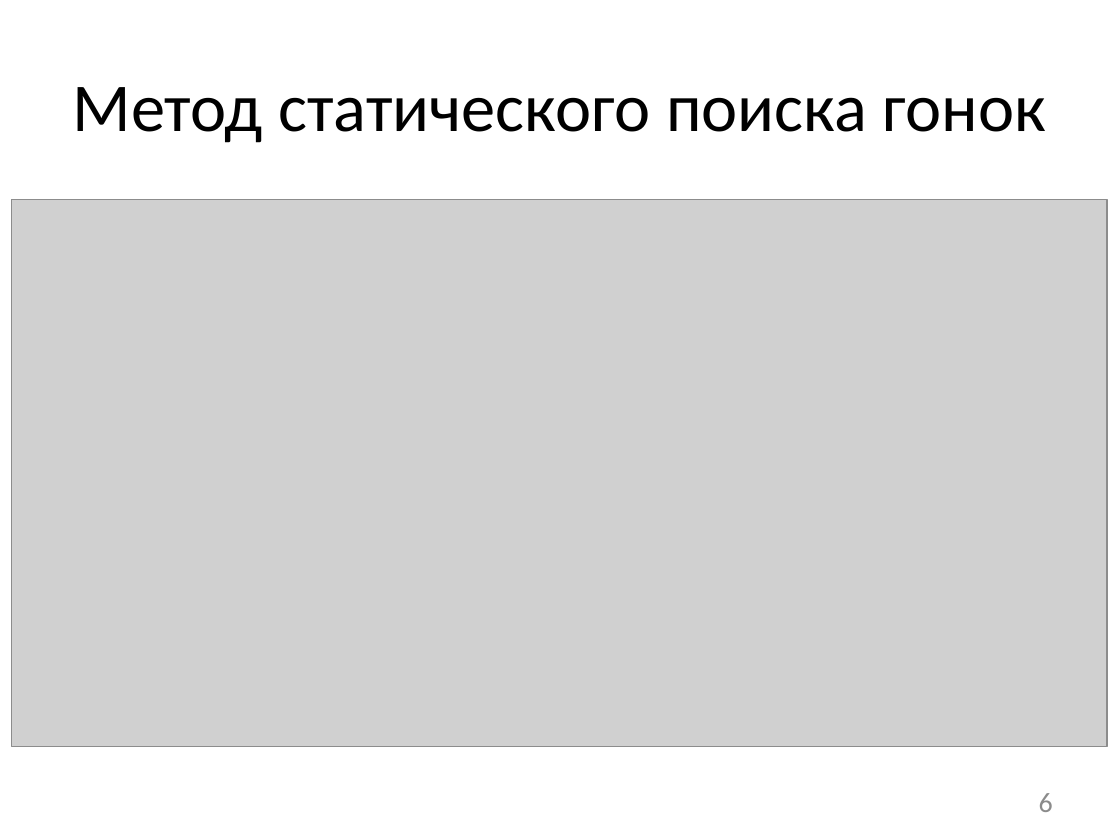
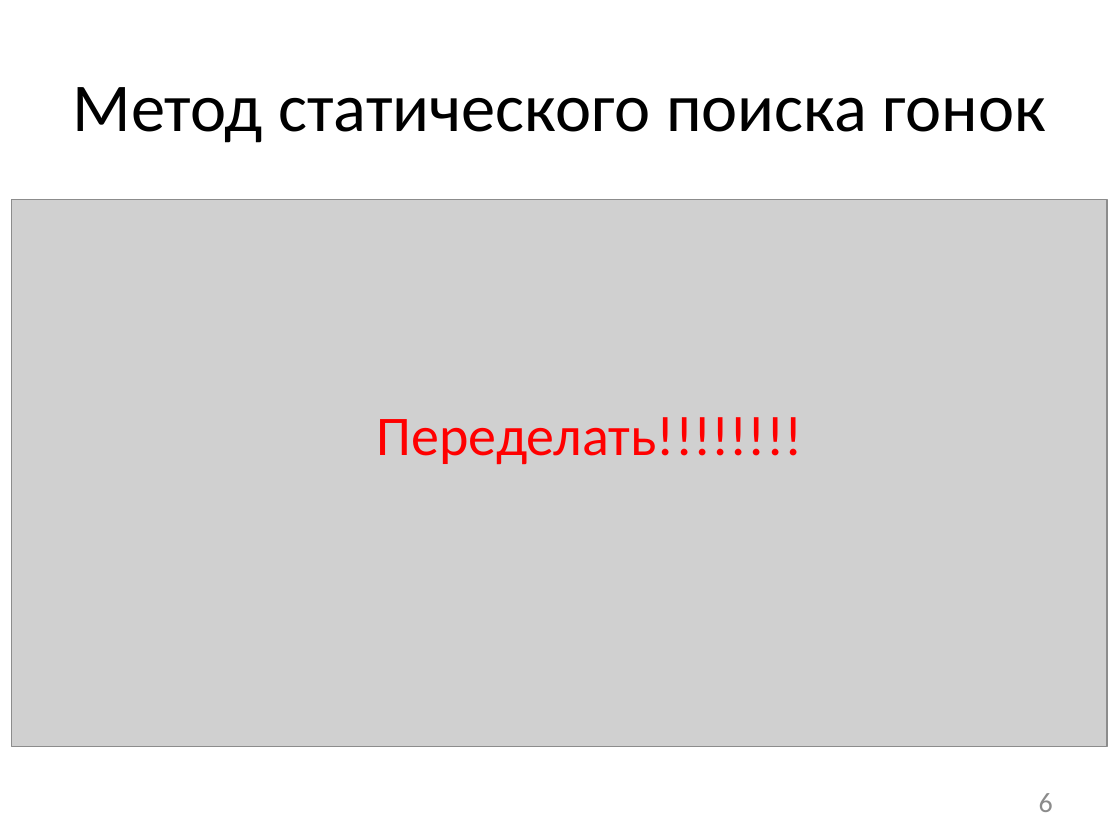
Before and after one commit to afrolovskiy/diplom, a slide deck: slide 6 of presentations/diplom/static race detection.pptx. Drawn at 1120x840 pixels with LibreOffice and Linux fonts; fonts in the diff are those of the drawing; grey boxes stand for pictures. Boxes give left, top, right and bottom in pixels: in the first picture for what was removed or moved away, otherwise in the second. Text is boxed around its words. In the diff, an @@ line names an element or a change of style, - is before the commit and + after.

```diff
--- a/presentations/diplom/static race detection.pptx
+++ b/presentations/diplom/static race detection.pptx
@@ text added at bbox=[377, 417, 802, 464], 36 pt, text #FF0000 @@
+Переделать!!!!!!!!
```
Also in this commit, not shown: 1 other slide changed.
